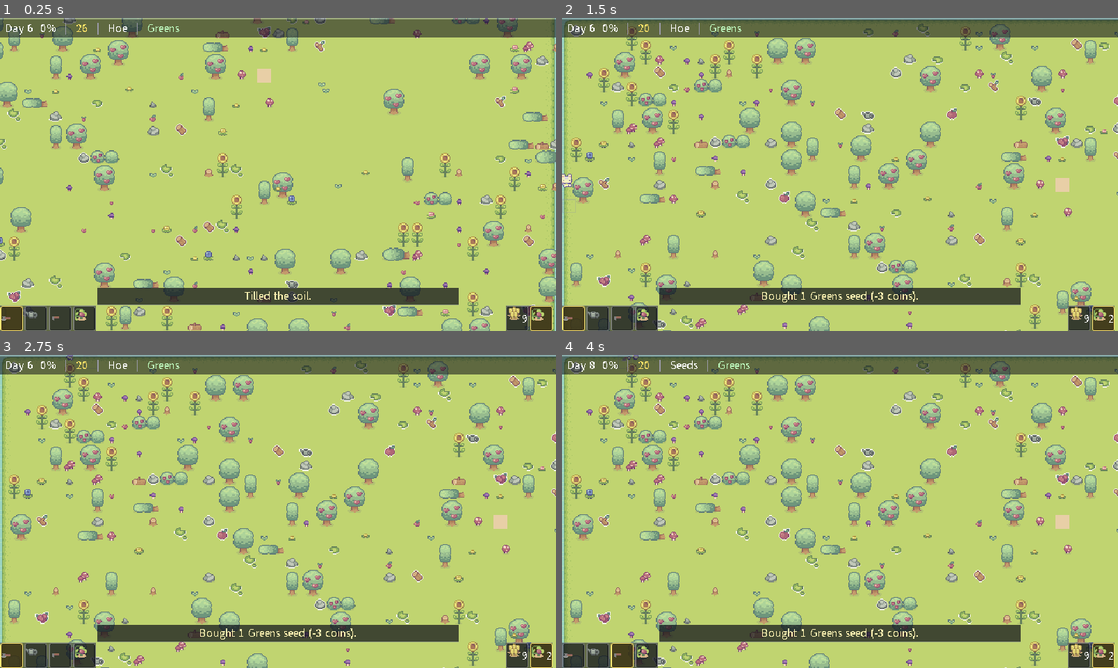
Above: before the commit, frames 1-4 (two rows, left to right).
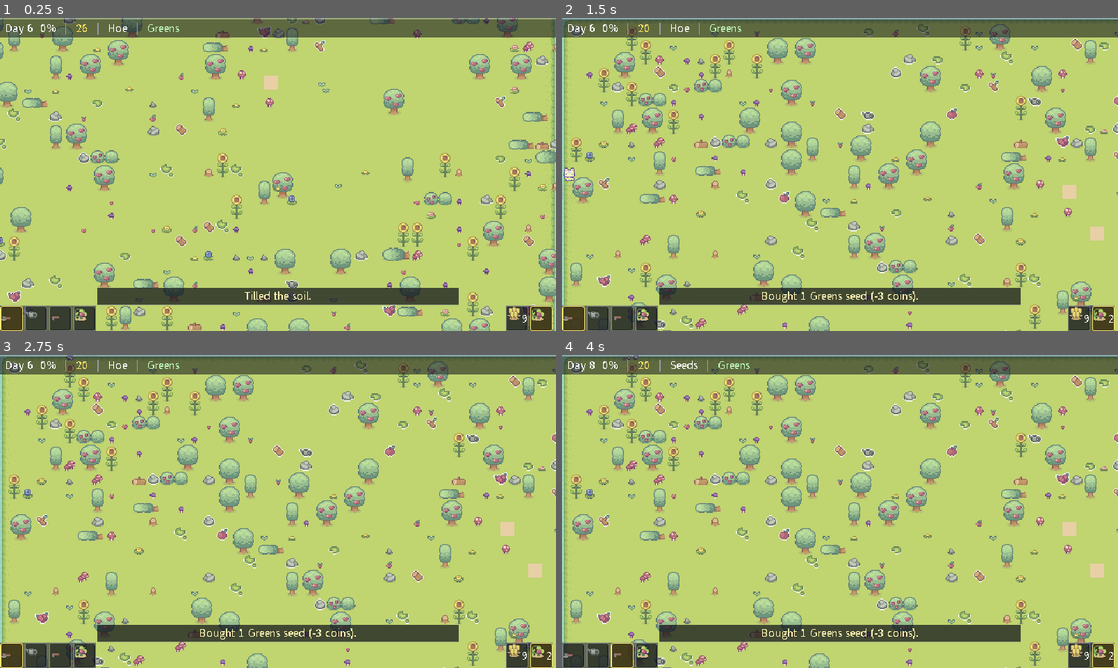
Above: after the commit, the same moments.

Repository: MonkeyL2000/croptail
Game: Godot game, scene res://scenes/dev/selftest.tscn
Same seed, same stepped clock (60 frames per second), same inputs: the game is played once before the commit and once after it. This scene is started directly instead of the project's main scene.
Inputs:
- Up to frame 1 (0.25 s): no input
- Up to frame 2 (1.5 s): hold D (walk_right) 0.53-1.28 s; tap Space (use_tool) at 0.6 s; tap Enter at 1.25 s; hold S (walk_down) from 1.28 s (still down); tap B (buy_seed) at 1.35 s
- Up to frame 3 (2.75 s): tap Space (use_tool) at 1.55, 2.3 s; release S (walk_down) at 2.03 s; hold D (walk_right) from 2.03 s (still down); hold R (cycle_seed) from 2.03 s (still down)
- Up to frame 4 (4 s): tap Space (use_tool) at 2.75, 3.05, 3.8 s; release D (walk_right) at 2.78 s; release R (cycle_seed) at 2.78 s; hold W (walk_up) 2.78-3.53 s; tap T (end_day) at 2.85 s; tap Enter at 3.5 s; hold A (walk_left) from 3.53 s (still down); hold E (next_tool) from 3.53 s (still down)

The runs differ from the first frame. In frame 1, 0.2% of the frame differs, in the area x 46-50%, y 16-23%; in frame 2, 0.4%, in the area x 0-98%, y 47-72%; in frame 3, 0.3%; in frame 4, 0.3%.

Commit message:
修「指示器的格子和实际作用的格子不是一格」:土块/作物贴图偏了 8px
根因**不在指示框**,在 FarmCell 里那两个 Sprite2D:Sprite2D.new() 之后从来没设过
position。而格子的原点在**左上角**、Sprite2D 默认 centered = true —— 于是 16x16
的贴图以左上角为圆心画,整块偏左上 8px。玩家看到的就是「框在这一格、锄出来(变
色的)地在那格的左上方」。逻辑层全绿:region 是对的、格子号也是对的,只有看画面
才发现。

修法:Cell.SPRITE_OFFSET = CELL_SIZE * 0.5,土块和作物精灵都摆到格子中心。
(farm_props.gd 里是 centered = false + 自己算底边中心,没这个问题。)

两条回归:
  * the soil sprite covers exactly its own cell —— 用精灵自己的 global_transform
    算可见矩形,必须逐像素等于它那一格的矩形
  * tilling repaints nothing outside that cell —— 端到端拿画面量:相机对准一格、
    藏起角色,锄它,逐像素比较前后两帧(64x64 区域,先量一次「什么都不做」的对照,
    防止水面动画混进来)。变化的像素必须全在那格 16x16 里

两条都验证过「不是空测」:把 SPRITE_OFFSET 改回 (0,0) 复现 bug,
  * 精灵测试报 精灵 SoilSprite 盖的是 (312,88) vs 格子的 (320,96)
  * 像素测试报 64/256 inside, 256 in the area(四分之三的土块落到左上那格)
好版本是 256/256 inside, 256 in the area。

自检 154 -> 163 项,0 failed(连跑 3 次),ERROR 区为空。

截图复核:截图工具现在默认把整块农田锄一遍,土块是纯色平板,于是整块农田 =
一个色块 —— 实测包围盒 x 304..495, y 66..177(192x112)正好等于 FarmPlot 外框,
四条边界外一圈全是草像素。

Diff:
--- a/scenes/main.tscn
+++ b/scenes/main.tscn
@@ -1,4 +1,4 @@
-[gd_scene load_steps=7 format=3]
+[gd_scene load_steps=6 format=3 uid="uid://cfh144g1m04gv"]
 
 [ext_resource type="PackedScene" uid="uid://ce6dfgcs7wjpk" path="res://scenes/world/farm_map.tscn" id="1_map"]
 [ext_resource type="Script" path="res://scripts/core/main.gd" id="2_main"]
--- a/scripts/dev/screenshot.gd
+++ b/scripts/dev/screenshot.gd
@@ -15,6 +15,9 @@
 @export var frames_between: int = 40
 ## 截图前把玩家搬到哪里;空数组 = 不动,用主场景里的出生点
 @export var spots: Array[Vector2] = []
+## 截图前把整块农田锄一遍。土块是纯色平板,锄满之后整块农田 = 一个 192x112 的色块,
+## 边界正好压在农田外框上 —— 「土块贴图有没有偏移」一眼就能看出来。
+@export var till_plot: bool = true
 ## 每个位置朝哪边(和 spots 一一对应,不够长就沿用上一个)。
 ## 朝向决定「面前那一格」的指示框画在哪 —— 截图想拍指示框就必须能指定朝向。
 @export var facings: Array[Vector2] = []
@@ -26,6 +29,8 @@
 	add_child(main)
 	await get_tree().process_frame
 
+	if till_plot:
+		_till_plot(main)
 	_dump_hud_geometry(main)
 	var player: Player = main.get_node("Player")
 	for i in shots:
@@ -40,6 +45,18 @@
 		_dump_indicator(main, player, i)
 		await _shoot("shot_%d" % (i + 1))
 	print("[screenshot] done -> res://screenshots/")
+
+
+## 把农田每一格锄一遍(用游戏自己的规则入口,不直接改状态)
+func _till_plot(main: Node) -> void:
+	var plot: FarmPlot = main.get_node("FarmMap/FarmPlot")
+	var count := 0
+	for x in range(plot.columns):
+		for y in range(plot.rows):
+			if plot.use_tool(GameState.Tool.HOE, Vector2i(x, y), "") != "":
+				count += 1
+	print("[screenshot] tilled %d/%d cells (soil boundary should sit exactly on the plot outline)" % [
+		count, plot.columns * plot.rows])
 
 
 ## 指示框的状态:截图里看不见它的时候,靠这行判断是「没画」还是「画到画面外了」
--- a/scripts/dev/selftest.gd
+++ b/scripts/dev/selftest.gd
@@ -142,6 +142,25 @@
 	var soil_sprite := plot.get_cell(Vector2i(0, 0)).get_node("SoilSprite") as Sprite2D
 	check("soil sprite has atlas texture", soil_sprite.texture is AtlasTexture)
 	check("soil sprite is (16,16)", (soil_sprite.texture as AtlasTexture).region == Rect2(16, 16, 16, 16))
+
+	# 土块/作物的贴图必须**正好盖住自己那一格**。
+	#
+	# 这条抓的是 Sprite2D 默认 `centered = true` 的坑:格子的原点在左上角,
+	# 不把精灵摆到格子中心的话,16x16 的贴图会以左上角为圆心画、整块偏左上 8px ——
+	# 玩家看到的就是「锄到的格子和指示框不是同一格」(用户报过)。
+	var probe_cell := FarmCell.new()
+	probe_cell.position = Vector2(320, 96)
+	add_child(probe_cell)
+	probe_cell.configure(Vector2i(0, 0))
+	probe_cell.till()
+	var probe_soil := probe_cell.get_node("SoilSprite") as Sprite2D
+	check("a tilled cell shows its soil", probe_soil.visible)
+	check("the soil sprite covers exactly its own cell", _covers_cell(probe_soil, probe_cell))
+	probe_cell.plant(CropDB.get_crop("wheat"))
+	var probe_crop := probe_cell.get_node("CropSprite") as Sprite2D
+	check("a planted cell shows its crop", probe_crop.visible)
+	check("the crop sprite covers exactly its own cell", _covers_cell(probe_crop, probe_cell))
+	probe_cell.queue_free()
 
 
 ## 目标格:必须 = **脚下**那格 + 朝向偏移。
@@ -250,6 +269,63 @@
 ## 只比「框内 vs 框外」不够 —— 旁边那格地面本来就可能是别的颜色(草 vs 泥土)。
 ## 所以读同一格两次:一次框开着、一次把框藏起来,亮度必须有差别。
 ## 这样测的只是「框产生了像素」,与底下是什么地形无关。
+## 锄一格,然后逐像素比较前后两帧:变化的像素必须**全部**落在那格的屏幕矩形里。
+##
+## 用户报「指示器的格子和实际作用的格子不是一个格子」,根因就是土块贴图偏移了 8px
+## (见 _covers_cell 的注释)。逻辑层的断言查不出这种偏 —— 只有真看画面才知道
+## 「变色的那块地」在哪。
+func _check_soil_lands_on_its_cell(walker: Player, farm: FarmPlot) -> void:
+	var cell := Vector2i(2, 3)
+	var target := farm.get_cell(cell)
+	check("the pixel test starts from an untilled cell",
+		target != null and not target.is_tilled())
+	if target == null or target.is_tilled():
+		return
+
+	# 让相机正对这一格(相机挂在玩家上方,减掉它的局部位置就是「玩家站哪能看到这格」),
+	# 再把角色藏起来:48px 的精灵会盖住格子,而且 idle 动画自己在动。
+	walker.global_position = farm.cell_center(cell) - walker.camera.position
+	walker.camera.make_current()
+	# 相机开了平滑:传送完不 reset 的话画面还在滑,「什么都不做」的对照帧也会有差异
+	walker.camera.reset_smoothing()
+	var walker_was_visible := walker.visible
+	walker.visible = false
+	for i in 4:
+		await get_tree().process_frame
+	await RenderingServer.frame_post_draw
+	await RenderingServer.frame_post_draw
+
+	var inside := _cell_screen_rect(farm, cell)
+	var area := inside.grow(24)
+	var view := Rect2i(Vector2i.ZERO, Vector2i(get_viewport().get_visible_rect().size))
+	var on_screen := view.encloses(area)
+	check("the pixel test cell is fully on screen", on_screen)
+	if not on_screen:
+		walker.visible = walker_was_visible
+		return
+
+	var before := get_viewport().get_texture().get_image()
+	# 对照:什么都不做时这一块画面必须是静止的(水面的动画图块落在里面就会露馅)
+	await RenderingServer.frame_post_draw
+	await RenderingServer.frame_post_draw
+	var idle := get_viewport().get_texture().get_image()
+	check("the pixel test area is static while nothing happens",
+		_diff_count(idle, before, area) == 0)
+
+	farm.use_tool(GameState.Tool.HOE, cell, "")
+	await RenderingServer.frame_post_draw
+	await RenderingServer.frame_post_draw
+	var after := get_viewport().get_texture().get_image()
+	walker.visible = walker_was_visible
+
+	var changed_inside := _diff_count(after, idle, inside)
+	var changed_area := _diff_count(after, idle, area)
+	print("      soil pixel test: %d/%d px changed inside cell %s, %d changed in the 64x64 area" % [
+		changed_inside, inside.get_area(), cell, changed_area])
+	check("tilling repaints every pixel of that cell", changed_inside == inside.get_area())
+	check("tilling repaints nothing outside that cell", changed_area == changed_inside)
+
+
 func _check_indicator_ink(indicator: Node2D, walker: Player, farm: FarmPlot) -> void:
 	if indicator == null:
 		check("the indicator draws pixels (skipped: no indicator)", true)
@@ -301,6 +377,39 @@
 			total += image.get_pixel(px, py).get_luminance()
 			samples += 1
 	return total / float(samples) if samples > 0 else -1.0
+
+
+## 精灵画出来的矩形(世界坐标)是不是正好等于它所在那一格的矩形。
+## 用精灵自己的 global transform —— 自己手算 `get_rect() + position` 很容易漏一项
+## (第一次写这个 helper 就漏了 sprite.position,反过来冤枉了正确的代码)。
+func _covers_cell(sprite: Sprite2D, cell: FarmCell) -> bool:
+	var xform := sprite.get_global_transform()
+	var rect := sprite.get_rect()
+	var top_left: Vector2 = xform * rect.position
+	var bottom_right: Vector2 = xform * rect.end
+	var expected := Rect2(cell.global_position,
+		Vector2(FarmCell.CELL_SIZE, FarmCell.CELL_SIZE))
+	var actual := Rect2(top_left, bottom_right - top_left)
+	if actual != expected:
+		print("        精灵 %s 盖的是 %s,格子的矩形是 %s" % [sprite.name, actual, expected])
+	return actual == expected and rect.size == expected.size
+
+
+## 某个农田格在屏幕上占的矩形(用渲染用的 canvas_transform,不猜相机位置)
+func _cell_screen_rect(farm: FarmPlot, cell: Vector2i) -> Rect2i:
+	var corner: Vector2 = get_viewport().get_canvas_transform() 		* farm.to_global(Vector2(cell) * FarmPlot.CELL_SIZE)
+	return Rect2i(Vector2i(floori(corner.x), floori(corner.y)),
+		Vector2i(FarmPlot.CELL_SIZE, FarmPlot.CELL_SIZE))
+
+
+## 两张画面在某个矩形里有多少像素不同
+func _diff_count(a: Image, b: Image, rect: Rect2i) -> int:
+	var count := 0
+	for y in range(rect.position.y, rect.end.y):
+		for x in range(rect.position.x, rect.end.x):
+			if a.get_pixel(x, y) != b.get_pixel(x, y):
+				count += 1
+	return count
 
 
 func _props_avoid_plot(props: FarmProps, farm: FarmPlot) -> bool:
@@ -608,6 +717,9 @@
 
 	# 「真的画出来了吗」只在逻辑层查不出来 —— 真读一帧画面量像素。
 	await _check_indicator_ink(indicator, main_player, main_plot)
+
+	# 「锄的格子」和「画面里变色的那块地」必须是同一格(用户第二次报的正是这个)
+	await _check_soil_lands_on_its_cell(main_player, main_plot)
 
 	# 走到草岛的左边往水里推,应该被正好在岸边的水墙挡住。
 	#
--- a/scripts/farm/farm_cell.gd
+++ b/scripts/farm/farm_cell.gd
@@ -16,6 +16,10 @@
 const WATERED_TINT := Color(0.70, 0.62, 0.55)
 ## 成熟提示:整体提亮
 const MATURE_TINT := Color(1.35, 1.35, 1.25)
+## 精灵摆到**格子的中心**。Sprite2D 默认 `centered = true`,而格子的原点在**左上角** ——
+## 不自己挑位置的话,那块 16x16 的贴图会以左上角为圆心画,整块偏左上 8px:
+## 玩家看到的就是「锄到的格子和指示框不是同一格」(用户报过,见 DECISIONS#cell-sprites)
+const SPRITE_OFFSET := Vector2(CELL_SIZE * 0.5, CELL_SIZE * 0.5)
 
 static var _soil_texture: Texture2D
 static var _crop_texture: Texture2D
@@ -42,12 +46,14 @@
 	_ensure_textures()
 	_soil_sprite = Sprite2D.new()
 	_soil_sprite.name = "SoilSprite"
+	_soil_sprite.position = SPRITE_OFFSET
 	_soil_sprite.visible = false
 	_soil_sprite.z_index = 0
 	add_child(_soil_sprite)
 
 	_crop_sprite = Sprite2D.new()
 	_crop_sprite.name = "CropSprite"
+	_crop_sprite.position = SPRITE_OFFSET
 	_crop_sprite.visible = false
 	_crop_sprite.z_index = 1
 	add_child(_crop_sprite)
Not shown, changed: AGENTS.md
Not shown, changed: docs/DECISIONS.md
Not shown, changed: docs/PROGRESS.md
